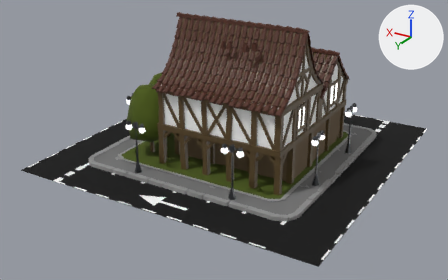
Two versions of the glTF model climate-change/Ressources/LowHouseLOD.glb, one commit apart.
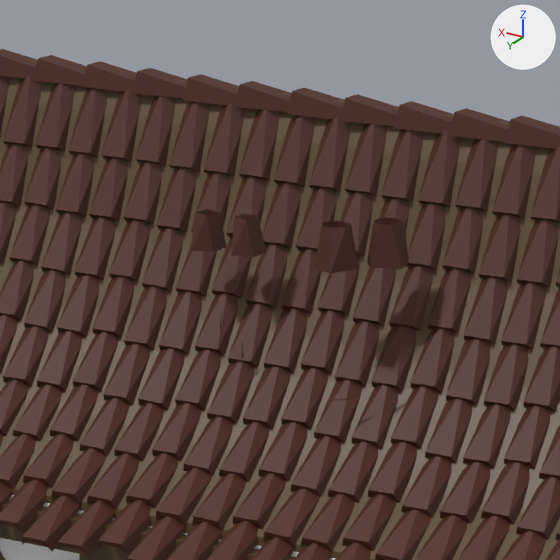
Old and new are each drawn whole from a 50 mm camera at (-2.82, 5.01, 2.56) aimed at (0.02, 0.27, 0.19) and again close up on the part from 42% to 63% of the width and 2% to 36% of the height. Lighting does not change. The marker at upper right points along +X, +Y and +Z. Where no turn or scale is listed for an object, it has been applied to the vertices. Vertices at the same position are counted once.

Script lines for the objects in view, before the commit:
```python
me_beziercurve_002 = bpy.data.meshes.new('BezierCurve.002')
me_beziercurve_002.from_pydata(...)  # 7759 vertices, 12259 faces; spans x -0.64..1.18, y -0.49..1.24, z -0.99..0.39
# faces by material slot: [71, 3193, 240, 8650, 16, 89]
me_beziercurve_002.materials.append(mat_white)  # white #ffffff
me_beziercurve_002.materials.append(mat_wood)  # brown #584628
me_beziercurve_002.materials.append(mat_grass)  # dark green #495810
me_beziercurve_002.materials.append(mat_brick)  # brown #4c2311
me_beziercurve_002.materials.append(mat_windows)  # white #ffffff
me_beziercurve_002.materials.append(mat_stone)  # brown #6e5c45
ob_beziercurve_003 = bpy.data.objects.new('BezierCurve.003', me_beziercurve_002)
ob_beziercurve_003.location = (-0.2, -0.398, 1.005)
```
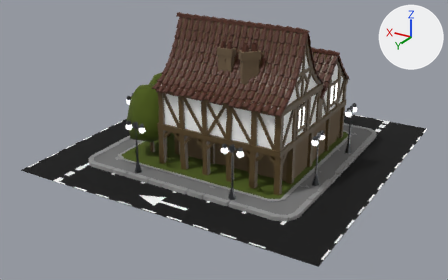
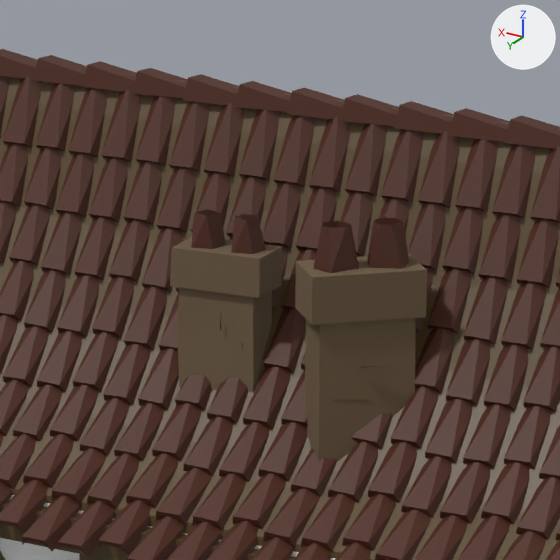
Location of each change, [x1, y1, x2, y2] in pixels of the close-ups (560 x 560 px):
part 1 of me_beziercurve_002, added (brown)
    after: [170, 237, 282, 392]
part 2 of me_beziercurve_002, added (brown)
    after: [295, 254, 427, 461]

What changed in the scene script:
```text
Change me_beziercurve_002:
    used by ob_beziercurve_003; location = (-0.2, -0.398, 1.005)
    remove me_beziercurve_002.from_pydata(...)  # 7759 vertices, 12259 faces; spans x -0.64..1.18, y -0.49..1.24, z -0.99..0.39
    add me_beziercurve_002.from_pydata(...)  # 7795 vertices, 12319 faces; spans x -0.64..1.18, y -0.49..1.24, z -0.99..0.39
    me_beziercurve_002 part 1: a new loose piece of 18 vertices spanning x -0.04..0.11, y 0.89..0.98, z -0.04..0.18, in mat_stone (brown #6e5c45)
    me_beziercurve_002 part 2: a new loose piece of 16 vertices spanning x -0.3..-0.12, y 0.87..1.06, z -0.1..0.19, in mat_stone (brown #6e5c45)
```
